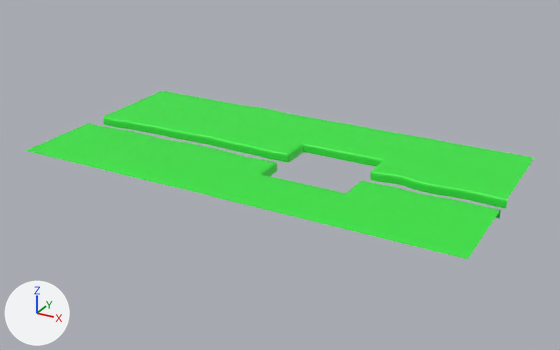
The FBX model Assets/AndreyProduction/ground_grass.fbx as it was, and as the next commit left it.
Both versions are drawn from a 50 mm camera at (12.15, -26.34, 12.39) aimed at (-2.23, -0.21, -0.68). Lighting does not change. The marker at lower left points along +X, +Y and +Z. The older version comes first.
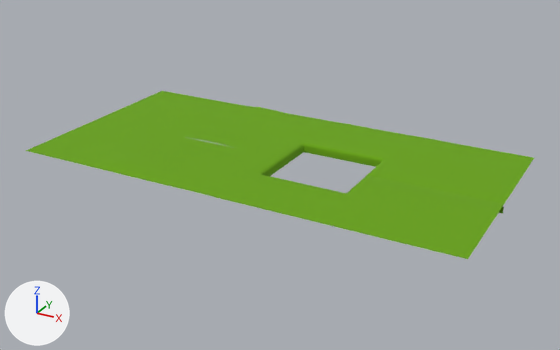
Boxes [x1, y1, x2, y2] around the edits, measured in the pictures (560 x 350 px):
part 1 of me_cube_013, built on
    both: [78, 111, 299, 176]
part 2 of me_cube_013, built on
    before: [356, 168, 510, 219]
    after: [356, 168, 510, 214]
part 3 of me_cube_013, recoloured
    both: [26, 91, 534, 259]

Patch to the scene script:
```diff
--- a/Assets/AndreyProduction/ground_grass.fbx.py
+++ b/Assets/AndreyProduction/ground_grass.fbx.py
@@ img_textures_temp4_png @@
+img_textures_temp4_png = load_image('textures-temp4.png', 'mostRecent/textures-temp4.png', 512, 512, 'sRGB')
@@ mat_tetris_mat @@
+mat_tetris_mat = principled_material('tetris_mat')
+mat_tetris_mat.texture = img_textures_temp4_png
+mat_tetris_mat.roughness = 1.0
@@ me_cube_013 @@
 # used by ob_cube_008; location = (0.0, 0.0, 0.1)
-me_cube_013.from_pydata(...)  # 1337 vertices, 1210 faces; spans x -12.0..7.0, y -4.8..4.8, z -0.4..0.2
+me_cube_013.from_pydata(...)  # 1027 vertices, 875 faces; spans x -12.0..7.0, y -4.8..4.8, z -0.4..0.2
+# me_cube_013 part 1: 306 vertices removed from x -12.0..-2.1, y -1.1..0.7, z -0.4..0.1; 54 vertices added at x -12.0..-2.1, y -0.2, z -0.4..0.1
+# me_cube_013 part 2: 7 vertices moved from x 1.6..1.7, y -0.8..0.4, z -0.4..-0.1 to x 1.6..1.7, y -0.2, z -0.4..-0.1; 145 vertices removed from x 1.6..7.0, y -0.9..0.5, z -0.4..0.0; 61 vertices added at x 1.6..7.0, y -0.2, z -0.4..0.0
+# me_cube_013 part 3: 764 faces spanning x -12.0..7.0, y -4.8..4.8, z -0.4..0.2 switch from mat_material_010 (green #34e73f) to mat_tetris_mat (picture img_textures_temp4_png)
+# other edits to the shape of me_cube_013 do not show in these pictures
```
